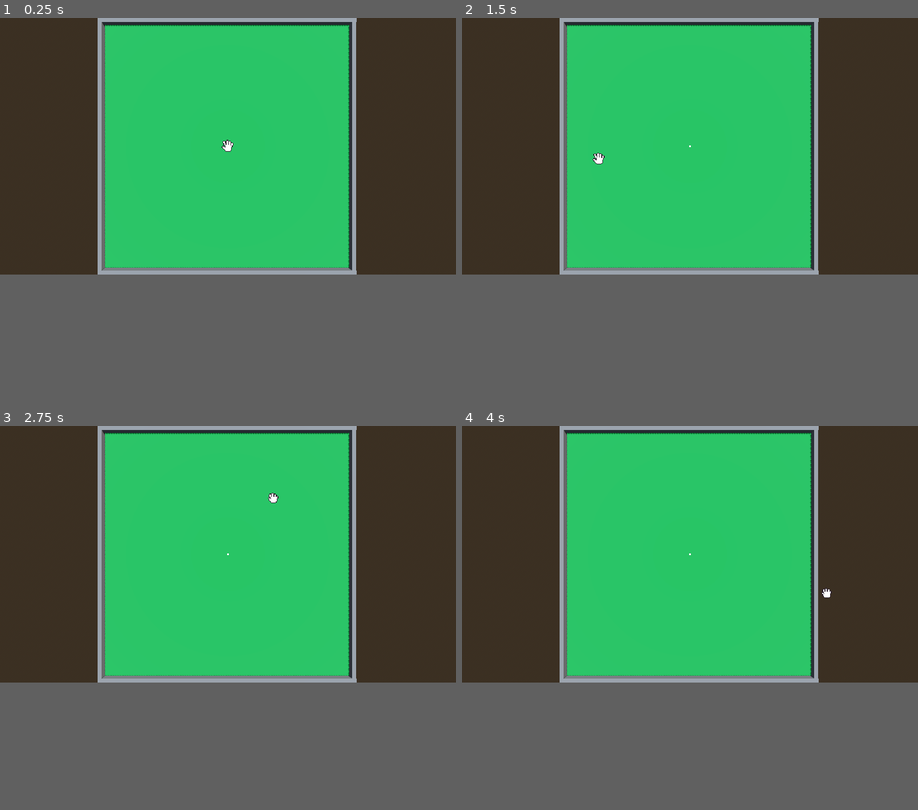
Above: before the commit, frames 1-4 (two rows, left to right).
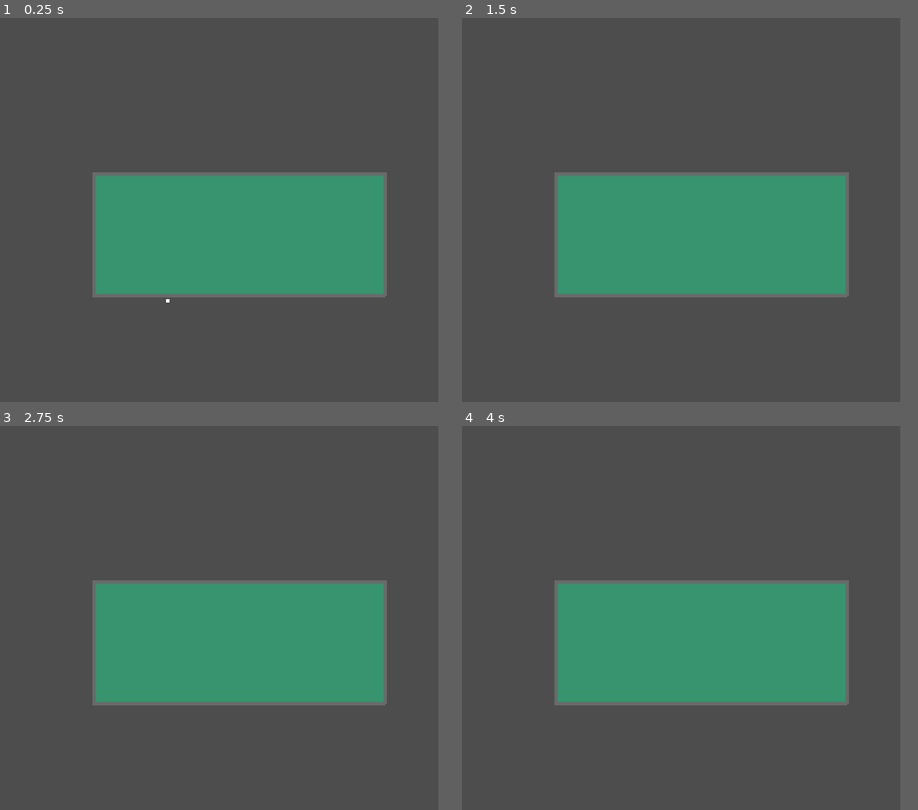
Above: after the commit, the same moments.

Repository: lognasmeow/hole-in-one
Game: Godot game, scene res://Maps/testArea.tscn
Same seed, same stepped clock (60 frames per second), same inputs: the game is played once before the commit and once after it. Before the commit the project starts from res://Maps/test area.tscn.
Inputs (mouse positions are in pixels of both pictures, inside the frame that each line leads up to):
- Up to frame 1 (0.25 s): no input
- Up to frame 2 (1.5 s): tap Enter at 0.5 s; move the mouse to (790, 133) at 0.52 s; press the mouse at (790, 133) at 0.53 s; tap Space at 1.25 s; move the mouse to (598, 160) at 1.27 s; release the mouse at (598, 160) at 1.28 s; click (598, 160) at 1.35 s
- Up to frame 3 (2.75 s): tap Enter at 2 s; move the mouse to (273, 498) at 2.02 s; press the mouse at (273, 498) at 2.03 s
- Up to frame 4 (4 s): tap Space at 2.75 s; move the mouse to (667, 606) at 2.77 s; release the mouse at (667, 606) at 2.78 s; click (667, 606) at 2.85 s; tap Enter at 3.5 s; move the mouse to (826, 591) at 3.52 s; press the mouse at (826, 591) at 3.53 s
In our replay, the window is 799x449 before the commit and 768x672 after it. These sizes can differ from the game's own. Grey fills any space a smaller window leaves; there, only what the larger window draws over its background counts as a difference.

The runs differ from the first frame. In frame 1, 68% of the frame differs, in the area x 0-97%, y 0-75%; in frame 2, 68%; in frame 3, 68%; in frame 4, 68%.

Commit message:
No more 3d, only 2d

Diff:
--- a/hole-in-one/Assets/Cameras/MainLevelCamera/mainLevelCamera.tscn
+++ /dev/null
@@ -1,5 +0,0 @@
-[gd_scene format=3 uid="uid://ba8abvyw61v4u"]
-
-[node name="MainLevelCamera" type="Camera3D"]
-transform = Transform3D(1, 0, 0, 0, -4.371139e-08, 1, 0, -1, -4.371139e-08, 0, 0, 0)
-current = true
--- /dev/null
+++ b/hole-in-one/Assets/Objects/Course Components/Ground/ground.tscn
@@ -0,0 +1,6 @@
+[gd_scene load_steps=2 format=3 uid="uid://ctah0p7iam071"]
+
+[ext_resource type="Texture2D" uid="uid://da7q640vvhr5e" path="res://Assets/Objects/Course Components/Ground/grass.png" id="1_b5ti1"]
+
+[node name="Ground" type="Sprite2D"]
+texture = ExtResource("1_b5ti1")
--- a/hole-in-one/Assets/Objects/Cursor/cursor.gd
+++ b/hole-in-one/Assets/Objects/Cursor/cursor.gd
@@ -3,6 +3,8 @@
 const grabHoverPng = preload("res://Assets/UI/Cursors/grab_hover.png")
 const grabPng = preload("res://Assets/UI/Cursors/grab.png")
 const linkPng = preload("res://Assets/UI/Cursors/link.png")
+
+signal mouseReleased()
 
 func _ready():
 	Input.mouse_mode = Input.MOUSE_MODE_HIDDEN
@@ -14,4 +16,5 @@
 	if Input.is_action_pressed("click"):
 		texture = grabPng
 	elif Input.is_action_just_released("click"):
+		mouseReleased.emit()
 		texture = grabHoverPng
--- /dev/null
+++ b/hole-in-one/Assets/Objects/Golf Ball/golfBall.tscn
@@ -0,0 +1,9 @@
+[gd_scene load_steps=3 format=3 uid="uid://b46m2qm6m650y"]
+
+[ext_resource type="Texture2D" uid="uid://61o0wx26w73i" path="res://Assets/Objects/Golf Ball/golfBall.png" id="1_6yuli"]
+[ext_resource type="Script" uid="uid://dulpquscai8mh" path="res://Assets/Objects/Golf Ball/golf_ball.gd" id="2_l5oey"]
+
+[node name="GolfBall" type="Sprite2D"]
+scale = Vector2(0.125, 0.125)
+texture = ExtResource("1_6yuli")
+script = ExtResource("2_l5oey")
--- /dev/null
+++ b/hole-in-one/Assets/Objects/Golf Ball/golf_ball.gd
@@ -0,0 +1,14 @@
+extends Sprite2D
+
+
+# Called when the node enters the scene tree for the first time.
+func _ready():
+	pass # Replace with function body.
+
+func _process(delta):
+	position.x += 1
+	position.y += 1
+
+
+func hit(direction: Vector2, speed: float):
+	pass
--- a/hole-in-one/Assets/Objects/Golf Ball/golf_ball.tscn
+++ /dev/null
@@ -1,19 +0,0 @@
-[gd_scene load_steps=4 format=3 uid="uid://b67fckjjal4ym"]
-
-[sub_resource type="SphereMesh" id="SphereMesh_b0n01"]
-radius = 0.125
-height = 0.25
-
-[sub_resource type="StandardMaterial3D" id="StandardMaterial3D_uw5jo"]
-
-[sub_resource type="SphereShape3D" id="SphereShape3D_cfrar"]
-radius = 0.125
-
-[node name="golf_ball" type="RigidBody3D"]
-
-[node name="MeshInstance3D" type="MeshInstance3D" parent="."]
-mesh = SubResource("SphereMesh_b0n01")
-surface_material_override/0 = SubResource("StandardMaterial3D_uw5jo")
-
-[node name="CollisionShape3D" type="CollisionShape3D" parent="."]
-shape = SubResource("SphereShape3D_cfrar")
--- /dev/null
+++ b/hole-in-one/Assets/Objects/Wall/wall.tscn
@@ -0,0 +1,6 @@
+[gd_scene load_steps=2 format=3 uid="uid://duijsmpstus0j"]
+
+[ext_resource type="Texture2D" uid="uid://bjyt2dy514bqv" path="res://Assets/Objects/Wall/wall.png" id="1_tu3u3"]
+
+[node name="Wall" type="Sprite2D"]
+texture = ExtResource("1_tu3u3")
--- a/hole-in-one/Maps/test area.tscn
+++ /dev/null
@@ -1,109 +0,0 @@
-[gd_scene load_steps=13 format=3 uid="uid://chuqvqjvfmfp6"]
-
-[ext_resource type="PackedScene" uid="uid://b67fckjjal4ym" path="res://Assets/Objects/Golf Ball/golf_ball.tscn" id="1_ekmjr"]
-[ext_resource type="PackedScene" uid="uid://bf0b773fngwss" path="res://Assets/Objects/Cursor/cursor.tscn" id="2_i42u0"]
-[ext_resource type="PackedScene" uid="uid://ba8abvyw61v4u" path="res://Assets/Cameras/MainLevelCamera/mainLevelCamera.tscn" id="3_kxbnw"]
-
-[sub_resource type="ProceduralSkyMaterial" id="ProceduralSkyMaterial_kxbnw"]
-sky_horizon_color = Color(0.66224277, 0.6717428, 0.6867428, 1)
-ground_horizon_color = Color(0.66224277, 0.6717428, 0.6867428, 1)
-
-[sub_resource type="Sky" id="Sky_g6g03"]
-sky_material = SubResource("ProceduralSkyMaterial_kxbnw")
-
-[sub_resource type="Environment" id="Environment_54mkf"]
-background_mode = 2
-sky = SubResource("Sky_g6g03")
-tonemap_mode = 2
-glow_enabled = true
-
-[sub_resource type="PlaneMesh" id="PlaneMesh_lw62w"]
-size = Vector2(30, 30)
-
-[sub_resource type="StandardMaterial3D" id="StandardMaterial3D_ekmjr"]
-albedo_color = Color(0, 0.40463212, 0.16172615, 1)
-
-[sub_resource type="ConvexPolygonShape3D" id="ConvexPolygonShape3D_lw62w"]
-points = PackedVector3Array(-1, 0, -1, -1, 0, 1, 1, 0, -1, 1, 0, 1)
-
-[sub_resource type="BoxMesh" id="BoxMesh_kxbnw"]
-size = Vector3(30, 0.5, 0.5)
-
-[sub_resource type="StandardMaterial3D" id="StandardMaterial3D_kxbnw"]
-albedo_color = Color(0.31431597, 0.31431618, 0.31431603, 1)
-
-[sub_resource type="ConvexPolygonShape3D" id="ConvexPolygonShape3D_kxbnw"]
-points = PackedVector3Array(14.999998, 0.25, 0.25, 14.999998, 0.25, -0.25, -15, 0.25, 0.25, 14.999998, -0.25, 0.25, 14.999998, -0.25, -0.25, -15, 0.25, -0.25, -15, -0.25, 0.25, -15, -0.25, -0.25)
-
-[node name="TestArea" type="Node3D"]
-
-[node name="WorldEnvironment" type="WorldEnvironment" parent="."]
-environment = SubResource("Environment_54mkf")
-
-[node name="DirectionalLight3D" type="DirectionalLight3D" parent="."]
-transform = Transform3D(-0.8660254, -0.43301278, 0.25, 0, 0.49999997, 0.86602545, -0.50000006, 0.75, -0.43301266, 0, 0, 0)
-shadow_enabled = true
-
-[node name="ground" type="MeshInstance3D" parent="."]
-mesh = SubResource("PlaneMesh_lw62w")
-surface_material_override/0 = SubResource("StandardMaterial3D_ekmjr")
-
-[node name="StaticBody3D" type="StaticBody3D" parent="ground"]
-
-[node name="CollisionShape3D" type="CollisionShape3D" parent="ground/StaticBody3D"]
-shape = SubResource("ConvexPolygonShape3D_lw62w")
-
-[node name="golf_ball" parent="." instance=ExtResource("1_ekmjr")]
-transform = Transform3D(1, 0, 0, 0, 1, 0, 0, 0, 1, 0, 0.20587462, 0)
-
-[node name="cursor" parent="." instance=ExtResource("2_i42u0")]
-position = Vector2(-0.8722028, 0.7234087)
-
-[node name="MainLevelCamera" parent="." instance=ExtResource("3_kxbnw")]
-transform = Transform3D(1, 0, 0, 0, -4.371139e-08, 1, 0, -1, -4.371139e-08, 0, 20, 0)
-
-[node name="Walls" type="Node3D" parent="."]
-
-[node name="wall" type="MeshInstance3D" parent="Walls"]
-transform = Transform3D(1, 0, 0, 0, 1, 0, 0, 0, 1, 0, 0.2503221, 14.743457)
-mesh = SubResource("BoxMesh_kxbnw")
-skeleton = NodePath("../..")
-surface_material_override/0 = SubResource("StandardMaterial3D_kxbnw")
-
-[node name="StaticBody3D" type="StaticBody3D" parent="Walls/wall"]
-
-[node name="CollisionShape3D" type="CollisionShape3D" parent="Walls/wall/StaticBody3D"]
-shape = SubResource("ConvexPolygonShape3D_kxbnw")
-
-[node name="wall2" type="MeshInstance3D" parent="Walls"]
-transform = Transform3D(1, 0, 0, 0, 1, 0, 0, 0, 1, 0, 0.2503221, -14.744345)
-mesh = SubResource("BoxMesh_kxbnw")
-skeleton = NodePath("../..")
-surface_material_override/0 = SubResource("StandardMaterial3D_kxbnw")
-
-[node name="StaticBody3D" type="StaticBody3D" parent="Walls/wall2"]
-
-[node name="CollisionShape3D" type="CollisionShape3D" parent="Walls/wall2/StaticBody3D"]
-shape = SubResource("ConvexPolygonShape3D_kxbnw")
-
-[node name="wall3" type="MeshInstance3D" parent="Walls"]
-transform = Transform3D(-4.371139e-08, 0, 1, 0, 1, 0, -1, 0, -4.371139e-08, -15, 0.2503221, -0.006016016)
-mesh = SubResource("BoxMesh_kxbnw")
-skeleton = NodePath("../..")
-surface_material_override/0 = SubResource("StandardMaterial3D_kxbnw")
-
-[node name="StaticBody3D" type="StaticBody3D" parent="Walls/wall3"]
-
-[node name="CollisionShape3D" type="CollisionShape3D" parent="Walls/wall3/StaticBody3D"]
-shape = SubResource("ConvexPolygonShape3D_kxbnw")
-
-[node name="wall4" type="MeshInstance3D" parent="Walls"]
-transform = Transform3D(-4.371139e-08, 0, 1, 0, 1, 0, -1, 0, -4.371139e-08, 14.745747, 0.2503221, -0.006016016)
-mesh = SubResource("BoxMesh_kxbnw")
-skeleton = NodePath("../..")
-surface_material_override/0 = SubResource("StandardMaterial3D_kxbnw")
-
-[node name="StaticBody3D" type="StaticBody3D" parent="Walls/wall4"]
-
-[node name="CollisionShape3D" type="CollisionShape3D" parent="Walls/wall4/StaticBody3D"]
-shape = SubResource("ConvexPolygonShape3D_kxbnw")
--- /dev/null
+++ b/hole-in-one/Maps/testArea.tscn
@@ -0,0 +1,39 @@
+[gd_scene load_steps=4 format=3 uid="uid://bx3e86dxgjgnr"]
+
+[ext_resource type="PackedScene" uid="uid://b46m2qm6m650y" path="res://Assets/Objects/Golf Ball/golfBall.tscn" id="1_iocvu"]
+[ext_resource type="Texture2D" uid="uid://bjyt2dy514bqv" path="res://Assets/Objects/Wall/wall.png" id="2_33vcj"]
+[ext_resource type="PackedScene" uid="uid://ctah0p7iam071" path="res://Assets/Objects/Course Components/Ground/ground.tscn" id="3_rvhc4"]
+
+[node name="TestArea" type="Node2D"]
+
+[node name="GolfBall" parent="." instance=ExtResource("1_iocvu")]
+z_index = 999
+position = Vector2(83, 150)
+
+[node name="Walls" type="Node2D" parent="."]
+
+[node name="Wall" type="Sprite2D" parent="Walls"]
+position = Vector2(139.5, 162)
+scale = Vector2(10.6875, 1)
+texture = ExtResource("2_33vcj")
+
+[node name="Wall2" type="Sprite2D" parent="Walls"]
+position = Vector2(140, 91)
+scale = Vector2(10.6875, 1)
+texture = ExtResource("2_33vcj")
+
+[node name="Wall3" type="Sprite2D" parent="Walls"]
+position = Vector2(55, 126)
+rotation = -1.5707964
+scale = Vector2(4.491752, 1)
+texture = ExtResource("2_33vcj")
+
+[node name="Wall4" type="Sprite2D" parent="Walls"]
+position = Vector2(225, 126)
+rotation = -1.5707964
+scale = Vector2(4.491752, 1)
+texture = ExtResource("2_33vcj")
+
+[node name="Ground" parent="." instance=ExtResource("3_rvhc4")]
+position = Vector2(140, 126.5)
+scale = Vector2(10.5, 4.3125)
--- a/hole-in-one/project.godot
+++ b/hole-in-one/project.godot
@@ -11,13 +11,16 @@
 [application]
 
 config/name="Hole In One"
-run/main_scene="uid://chuqvqjvfmfp6"
+run/main_scene="uid://bx3e86dxgjgnr"
 config/features=PackedStringArray("4.5", "Forward Plus")
 config/icon="res://icon.svg"
 
 [display]
 
+window/size/viewport_width=256
+window/size/viewport_height=224
 window/size/mode=2
+window/stretch/mode="viewport"
 
 [input]
 
Binary file added: hole-in-one/Assets/Objects/Course Components/Ground/grass.png
Not shown, added: hole-in-one/Assets/Objects/Course Components/Ground/grass.png.import
Binary file added: hole-in-one/Assets/Objects/Golf Ball/golfBall.png
Not shown, added: hole-in-one/Assets/Objects/Golf Ball/golfBall.png.import
Not shown, added: hole-in-one/Assets/Objects/Golf Ball/golf_ball.gd.uid
Binary file added: hole-in-one/Assets/Objects/Wall/wall.png
Not shown, added: hole-in-one/Assets/Objects/Wall/wall.png.import
